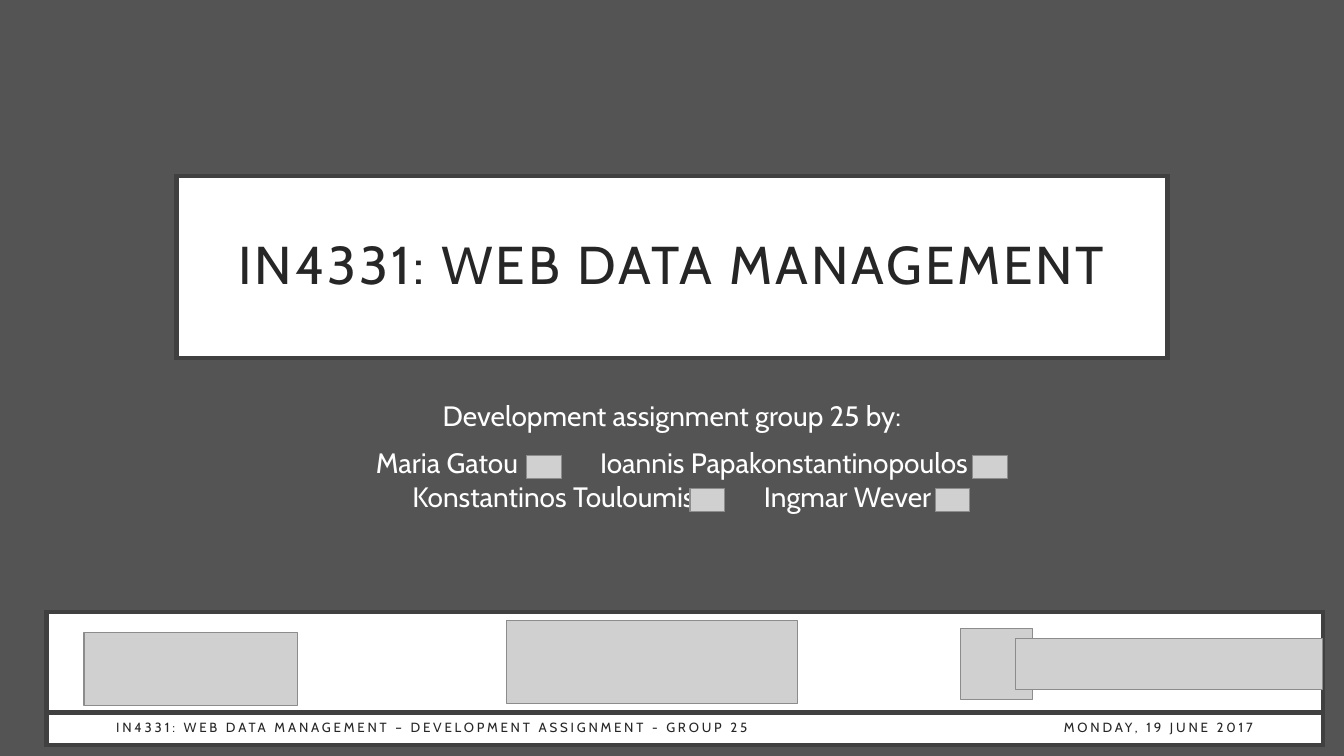
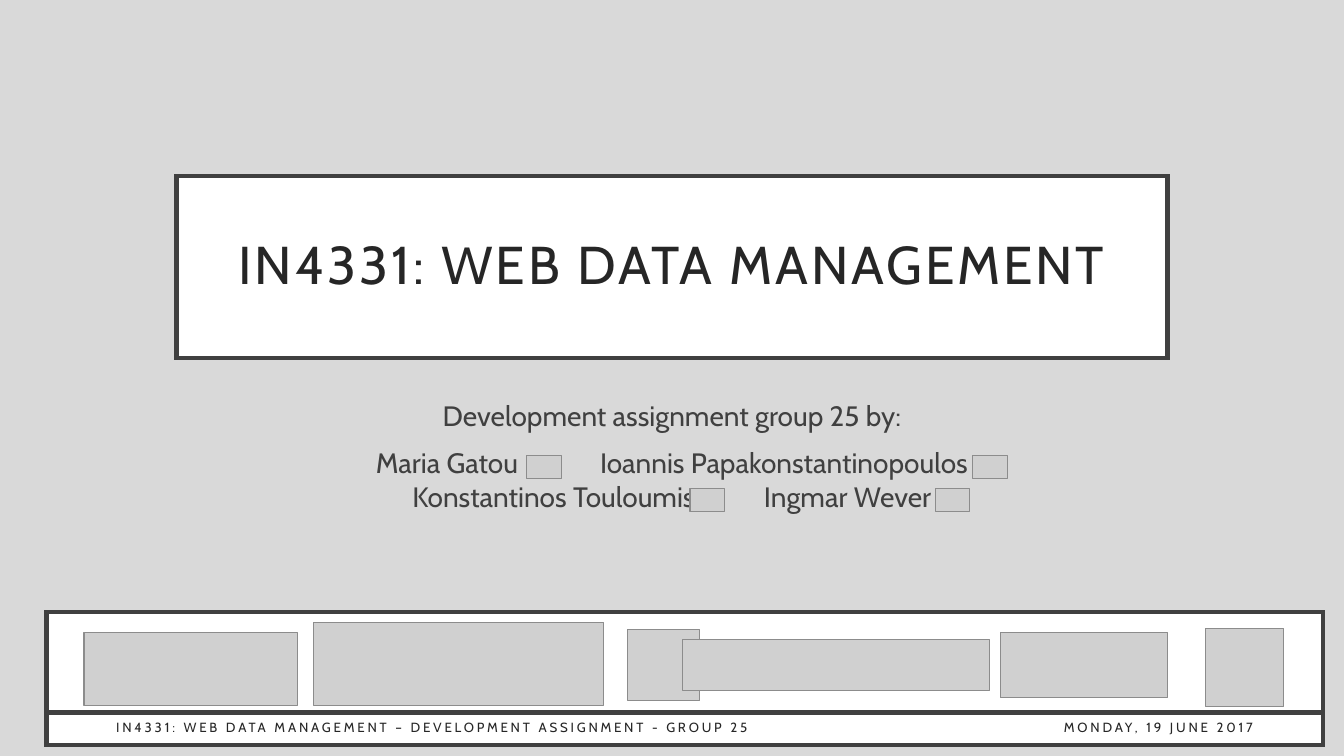
Before and after one commit to gatou92/WebDataManagement, a slide deck: slide 1 of presentation/presentation.pptx. Drawn at 1344x756 pixels with LibreOffice and Linux fonts; fonts in the diff are those of the drawing; grey boxes stand for pictures. Boxes give left, top, right and bottom in pixels: in the first picture for what was removed or moved away, otherwise in the second. Text is boxed around its words. In the diff, an @@ line names an element or a change of style, - is before the commit and + after.

```diff
--- a/presentation/presentation.pptx
+++ b/presentation/presentation.pptx
@@ background #545454 to #D9D9D9 @@
@@ subtitle "Development assignment group 25 by:" at <box>376,405,968,513</box>: text colour #FFFFFF to #404040 @@
@@ picture: place and size @@
-picture at <box>506,620,798,703</box>
+picture at <box>314,622,605,705</box>
@@ picture: place and size @@
-picture at <box>961,628,1032,700</box>
+picture at <box>628,629,700,701</box>
@@ picture added at <box>1206,628,1285,707</box> @@
@@ picture: place and size @@
-picture at <box>1015,638,1323,689</box>
+picture at <box>683,640,990,691</box>
@@ picture added at <box>1000,632,1168,698</box> @@
```
Also in this commit, not shown: 8 other slides changed, 1 slide added.
